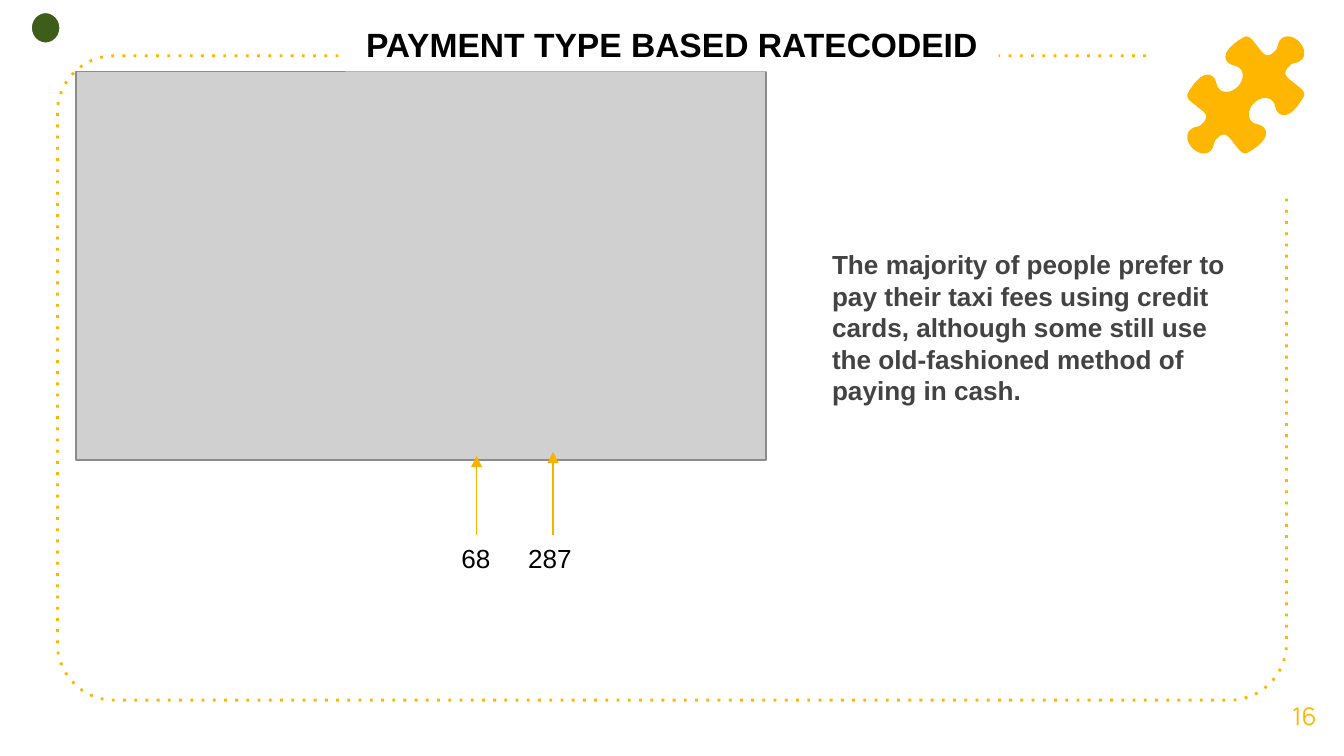
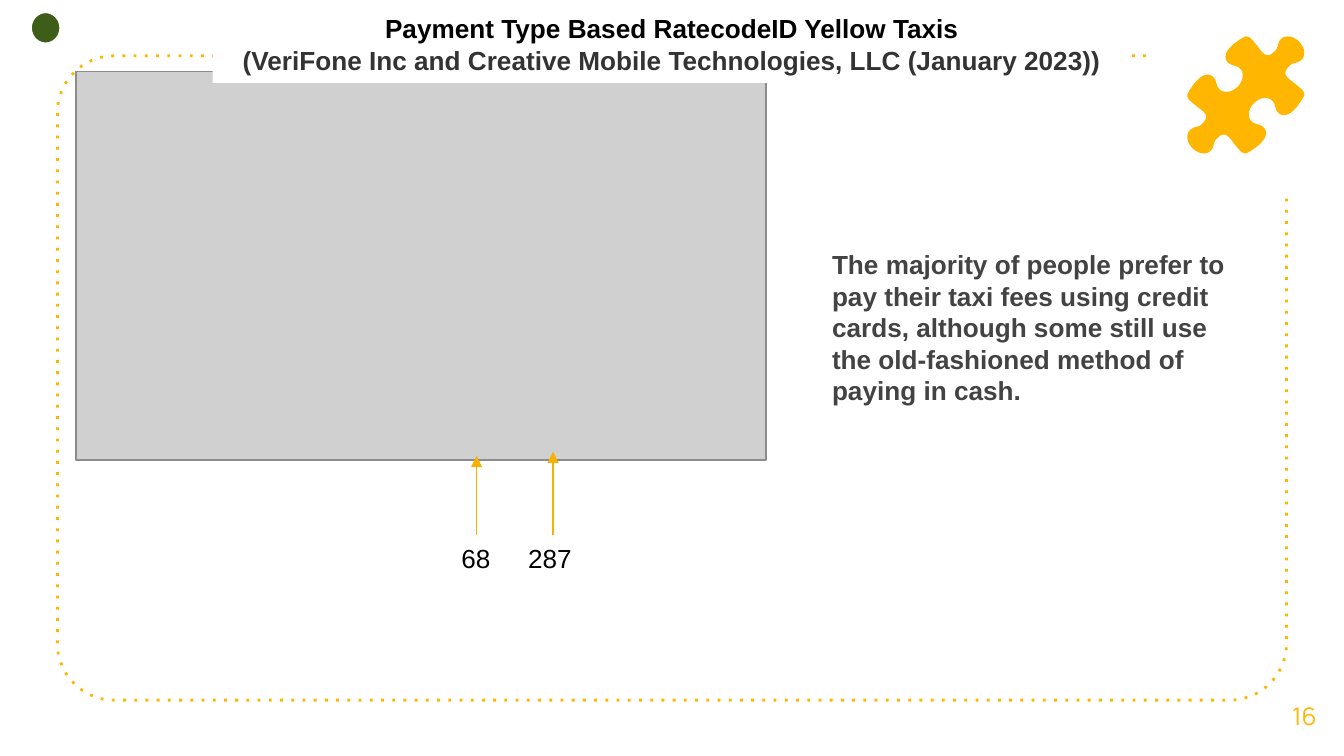
Before and after one commit to Mr-KomodoDragon/Payment-System-Analysis-of-NYC-Yellow-Taxis, a slide deck: slide 16 of Payment_NYC_Taxi_Analyst.pptx. Drawn at 1344x756 pixels with LibreOffice and Linux fonts; fonts in the diff are those of the drawing; grey boxes stand for pictures. Boxes give left, top, right and bottom in pixels: in the first picture for what was removed or moved away, otherwise in the second. Text is boxed around its words. In the diff, an @@ line names an element or a change of style, - is before the commit and + after.

```diff
--- a/Payment_NYC_Taxi_Analyst.pptx
+++ b/Payment_NYC_Taxi_Analyst.pptx
@@ text at [243,19,1100,75]: text changed; size 18 to 14 pt; text colour #000000 to #333333 @@
-PAYMENT TYPE BASED RATECODEID
+Payment Type Based RatecodeID Yellow Taxis
+(VeriFone Inc and Creative Mobile Technologies, LLC (January 2023))
```
Also in this commit, not shown: 5 other slides changed.
